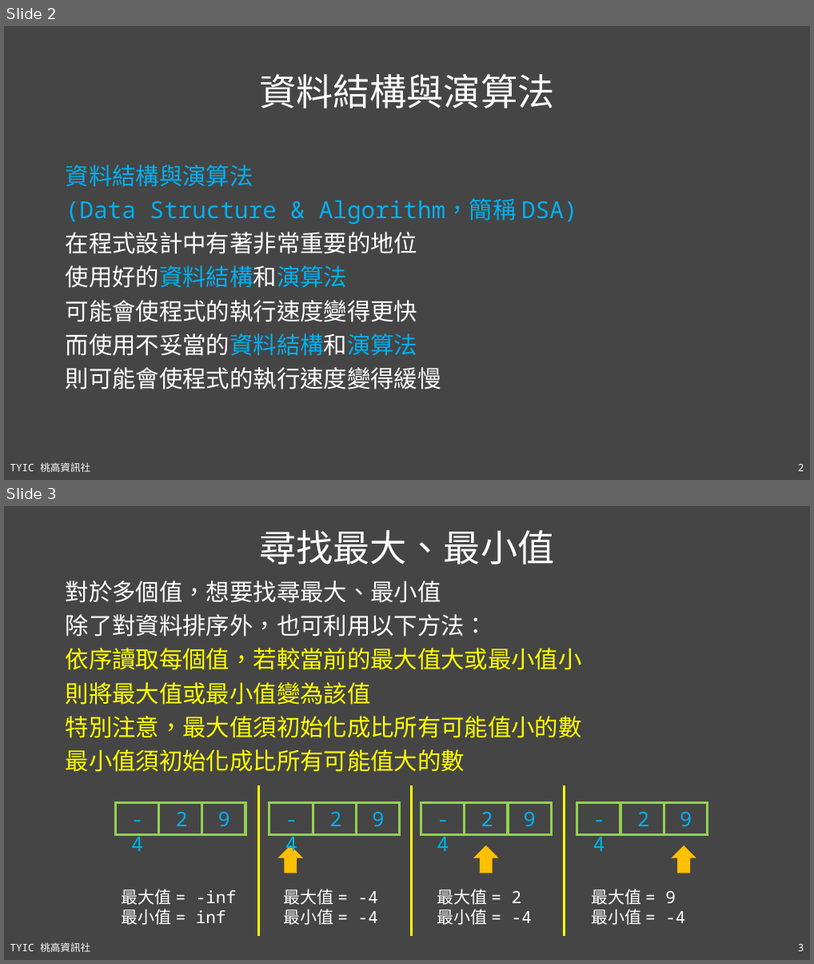
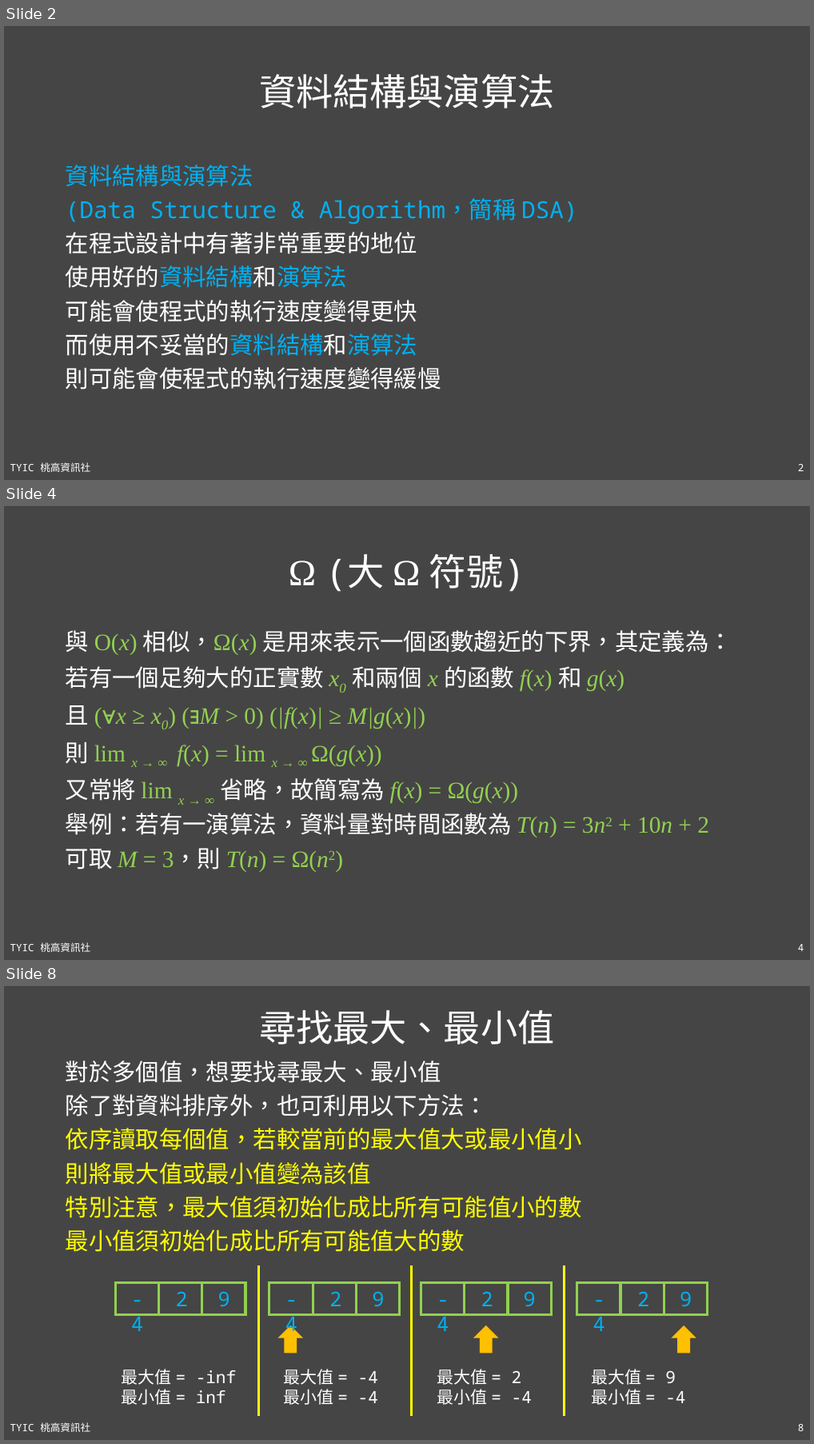
Before and after one commit to TYSHIC/slides, a slide deck: ppt/90_基礎資料結構與演算法.pptx. Shown one above the other, each under a label of ours: slides 2 and 3 before the commit, slides 2, 4 and 8 after it; the slides between them are not shown. The pictures are 814x964 and 814x1444 pixels, drawn with LibreOffice and Linux fonts; fonts in the diff are those of the drawing. Boxes give left, top, right and bottom in pixels: in the first picture for what was removed or moved away, otherwise in the second. Text is boxed around its words. In the diff, an @@ line names an element or a change of style, - is before the commit and + after.

```diff
--- a/ppt/90_基礎資料結構與演算法.pptx
+++ b/ppt/90_基礎資料結構與演算法.pptx
@@ slide 4 added at bbox=[4, 506, 810, 960], background #454545; not listed: 2 template elements that a slide beside it also shows @@
@@ title added at bbox=[289, 554, 526, 592], 44 pt, text #FFFFFF @@
+Ω (大 Ω 符號)
@@ text added at bbox=[66, 630, 733, 872], 28 pt, text #92D050 @@
+與 O(x) 相似，Ω(x) 是用來表示一個函數趨近的下界，其定義為：
+若有一個足夠大的正實數 x0 和兩個 x 的函數 f(x) 和 g(x)
+且 (∀x ≥ x0) (∃M > 0) (|f(x)| ≥ M|g(x)|)
+則 lim x → ∞ f(x) = lim x → ∞ Ω(g(x))
+又常將 lim x → ∞ 省略，故簡寫為 f(x) = Ω(g(x))
+舉例：若有一演算法，資料量對時間函數為 T(n) = 3n2 + 10n + 2
+可取 M = 3，則 T(n) = Ω(n2)
@@ what was slide 3 is now slide 8 @@
```
Also in this commit, not shown: 5 slides changed, 8 other slides added, 1 other file.
